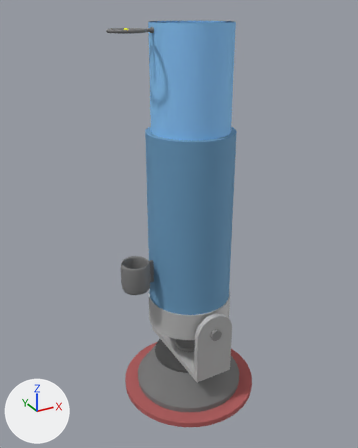
Two versions of the glTF model tempCannon.gltf, one commit apart.
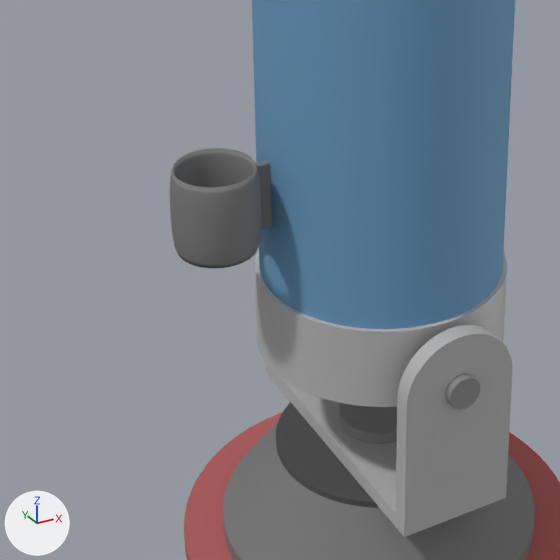
Each version is shown whole from a 50 mm lens placed at (-7.9, -13.58, 10.34), pointed at (-0.32, 0.2, 3.44), then close up on the part from 18% to 69% of the width and 46% to 87% of the height. Arrows for +X, +Y and +Z are at lower left; the lights stay in place. The last two pictures show the newer version. Where no turn or scale is listed for an object, it has been applied to the vertices.

The older version as bpy lines, for what is in view:
```python
me_mesh_13 = bpy.data.meshes.new('Mesh_13')
me_mesh_13.from_pydata(...)  # 132 vertices, 256 faces; spans x -0.7..0.7, y -0.1..0.1, z -0.7..0.7
me_mesh_13.materials.append(mat_material_10)  # light grey #bfbfbf
me_mesh_3 = bpy.data.meshes.new('Mesh_3')
me_mesh_3.from_pydata(...)  # 637 vertices, 1152 faces; spans x -0.5..0.5, y -0.5..0.5, z -0.5..0.5
me_mesh_3.materials.append(mat_material_3)  # grey #808080
me_mesh_4 = bpy.data.meshes.new('Mesh_4')
me_mesh_4.from_pydata(...)  # a box spanning x -0.214..0.214, y -0.05..0.05, z -0.4..0.4
me_mesh_4.materials.append(mat_material_4)  # grey #808080
ob_bracketside1top = bpy.data.objects.new('bracketSide1Top', me_mesh_13)
ob_bracketside1top.location = (0.0, -1.7, 0.0)
ob_rearpeep = bpy.data.objects.new('rearPeep', me_mesh_3)
ob_rearpeep.location = (-2.1, 0.0, 2.0)
ob_rearsightmountvert = bpy.data.objects.new('rearSightMountVert', me_mesh_4)
ob_rearsightmountvert.location = (-1.44, 0.01, 2.0)
# also in view: 'bracketSide1bottom' at (0.0, -1.7, -0.8); 'Cylinder' at (0.0, 0.0, -3.2); 'outerBarrel' at (0.0, 0.0, 3.7); 'baseCone' at (0.0, 0.0, -2.4); 'axle' at (0.0, 0.0, 0.0)
```
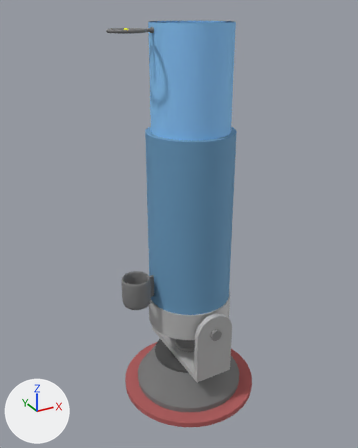
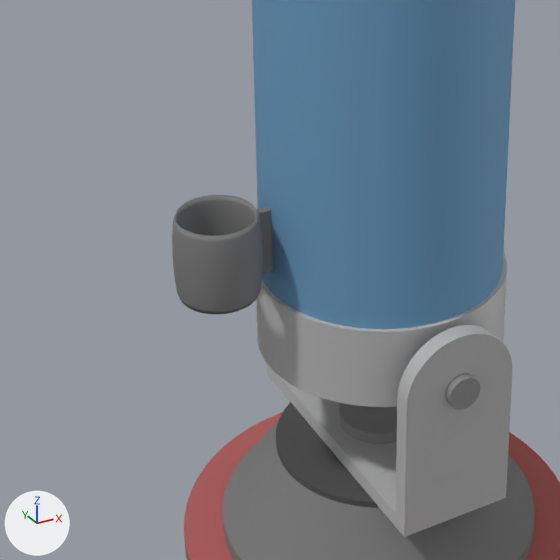
Boxes (x1, y1, x2, y2) around the edits, measured in the close-ups (560 x 560 px):
'rearPeep', moved: before (170, 148, 261, 268); after (172, 195, 263, 314)
'rearSightMountVert', moved: before (255, 160, 272, 229); after (256, 206, 273, 274)

Patch to the scene script:
```diff
--- a/tempCannon.gltf.py
+++ b/tempCannon.gltf.py
@@ ob_rearpeep @@
 ob_rearpeep = bpy.data.objects.new('rearPeep', me_mesh_3)
-ob_rearpeep.location = (-2.1, 0.0, 2.0)
+ob_rearpeep.location = (-2.1, 0.0, 1.41)
@@ ob_rearsightmountvert @@
 ob_rearsightmountvert = bpy.data.objects.new('rearSightMountVert', me_mesh_4)
-ob_rearsightmountvert.location = (-1.44, 0.01, 2.0)
+ob_rearsightmountvert.location = (-1.44, 0.01, 1.41)
```
